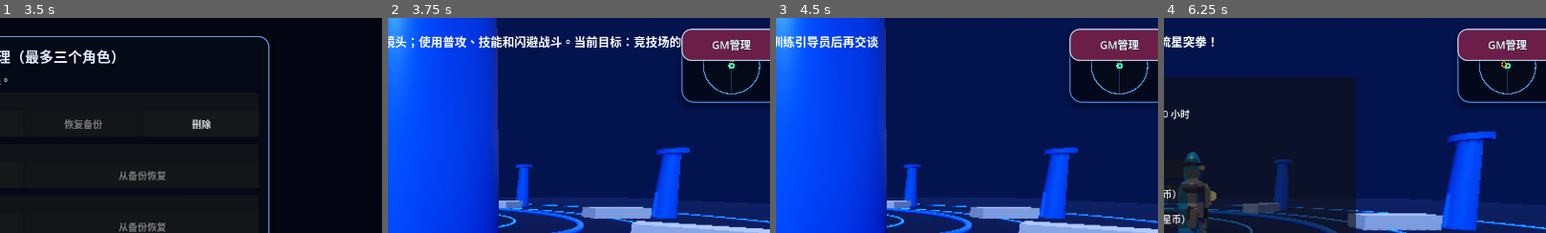
Above: before the commit, frames 1-4 (left to right).
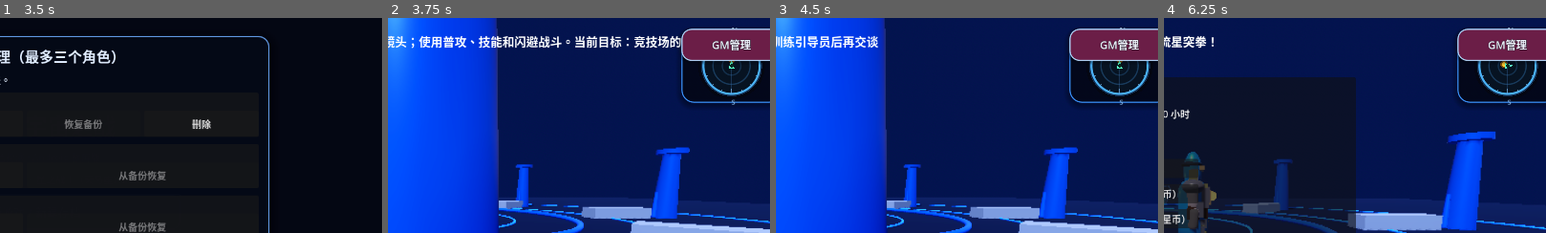
Above: after the commit, the same moments.

Repository: Qazwesrd/Saint-Seiya-Universe-War
Game: Godot game, scene res://scenes/main_menu.tscn
Same seed, same stepped clock (60 frames per second), same inputs: the game is played once before the commit and once after it.
Inputs (mouse positions are % of the whole screen's width and height, from its top left):
- Up to frame 1 (3.5 s): click "开始新游戏 / 新建存档" at 0.5 s; click "开始新游戏 / 新建存档" at 1.25 s; click "继续游戏 / 存档管理" at 2 s; click "游戏设置" at 2.75 s
- Up to frame 2 (3.75 s): click "读取" at 3.5 s
- Up to frame 3 (4.5 s): click "交谈 / 接任务" at 4.25 s
- Up to frame 4 (6.25 s): click "任务导航" at 5 s; tap Enter (ui_accept) at 5.75, 6.02 s; move the mouse to (72, 45) at 5.77 s; hold Right (ui_right) from 5.78 s (still down); click (72, 45) at 5.92 s
The pictures show only the part of the screen within x 47-97%, y 0-50%; the shares and areas given below are measured in that part.

Frame 1 is identical in both runs. In frame 2, 0.7% of the frame differs, in the area x 82-98%, y 4-41%; in frame 3, 0.7%; in frame 4, 0.8%.

Commit message:
Upgrade minimap with compass, layered radar and clearer world markers

Diff:
--- a/game/scripts/minimap.gd
+++ b/game/scripts/minimap.gd
@@ -1,40 +1,62 @@
 extends Control
+
 var game: Variant
-func _process(_delta: float) -> void:
-    queue_redraw()
+var animation_clock := 0.0
+
+func _process(delta: float) -> void:
+	animation_clock += delta
+	queue_redraw()
+
 func _draw() -> void:
-    var center := size * 0.5
-    var radius := minf(size.x, size.y) * 0.38
-    draw_circle(center, radius + 5.0, Color(0.02, 0.04, 0.1, 0.88))
-    draw_arc(center, radius, 0.0, TAU, 48, Color(0.28, 0.62, 0.95, 0.9), 2.0)
-    draw_line(center + Vector2(-radius, 0), center + Vector2(radius, 0), Color(0.22, 0.42, 0.65, 0.45), 1.0)
-    draw_line(center + Vector2(0, -radius), center + Vector2(0, radius), Color(0.22, 0.42, 0.65, 0.45), 1.0)
-    if not is_instance_valid(game):
-        return
-    var player: Node3D = game.get("player")
-    if not is_instance_valid(player):
-        return
-    var origin: Vector3 = player.global_position
-    for enemy in game.get("enemies"):
-        if not is_instance_valid(enemy):
-            continue
-        var delta: Vector3 = enemy.global_position - origin
-        var marker := Vector2(delta.x, delta.z) / 22.0 * radius
-        marker = marker.limit_length(radius - 6.0)
-        draw_circle(center + marker, 4.5, Color(1.0, 0.28, 0.2))
-    draw_circle(center, 5.5, Color(0.25, 1.0, 0.72))
-    draw_circle(center, 2.0, Color(0.04, 0.12, 0.1))
-    var portal: Node3D = game.get("teleport_point")
-    if is_instance_valid(portal):
-        var portal_delta: Vector3 = portal.global_position - origin
-        var portal_marker := Vector2(portal_delta.x, portal_delta.z) / 22.0 * radius
-        portal_marker = portal_marker.limit_length(radius - 6.0)
-        draw_circle(center + portal_marker, 4.5, Color(0.18, 0.72, 1.0))
-    var guide: Node3D = game.get("guide_npc")
-    if is_instance_valid(guide) and QuestManager.status in ["not_started", "ready_to_return"]:
-        var guide_delta: Vector3 = guide.global_position - origin
-        var guide_marker := Vector2(guide_delta.x, guide_delta.z) / 22.0 * radius
-        guide_marker = guide_marker.limit_length(radius - 6.0)
-        draw_circle(center + guide_marker, 5.0, Color(1.0, 0.78, 0.18))
-        draw_line(center + guide_marker + Vector2(-4, 0), center + guide_marker + Vector2(4, 0), Color(0.15, 0.08, 0.01), 2.0)
-        draw_line(center + guide_marker + Vector2(0, -4), center + guide_marker + Vector2(0, 4), Color(0.15, 0.08, 0.01), 2.0)
+	var center := size * 0.5
+	var radius := minf(size.x, size.y) * 0.38
+	draw_circle(center, radius + 9.0, Color(0.015, 0.025, 0.07, 0.94))
+	draw_circle(center, radius + 4.0, Color(0.08, 0.2, 0.34, 0.9))
+	draw_circle(center, radius, Color(0.025, 0.065, 0.12, 0.92))
+	draw_arc(center, radius, 0.0, TAU, 64, Color(0.3, 0.72, 1.0, 0.95), 2.2, true)
+	draw_arc(center, radius * 0.66, 0.0, TAU, 64, Color(0.2, 0.48, 0.72, 0.38), 1.0, true)
+	draw_arc(center, radius * 0.33, 0.0, TAU, 64, Color(0.2, 0.48, 0.72, 0.28), 1.0, true)
+	draw_line(center + Vector2(-radius, 0), center + Vector2(radius, 0), Color(0.22, 0.42, 0.65, 0.38), 1.0)
+	draw_line(center + Vector2(0, -radius), center + Vector2(0, radius), Color(0.22, 0.42, 0.65, 0.38), 1.0)
+	for index in range(16):
+		var angle := TAU * float(index) / 16.0
+		var inner := center + Vector2(cos(angle), sin(angle)) * (radius - (8.0 if index % 4 == 0 else 4.0))
+		var outer := center + Vector2(cos(angle), sin(angle)) * radius
+		draw_line(inner, outer, Color(0.48, 0.72, 0.92, 0.7), 1.2)
+	var font := get_theme_default_font()
+	if font:
+		draw_string(font, center + Vector2(0, -radius - 7.0), "N", HORIZONTAL_ALIGNMENT_CENTER, -1, 13, Color(0.8, 0.9, 1.0))
+		draw_string(font, center + Vector2(0, radius + 18.0), "S", HORIZONTAL_ALIGNMENT_CENTER, -1, 11, Color(0.5, 0.7, 0.9))
+	if not is_instance_valid(game):
+		return
+	var player: Node3D = game.get("player")
+	if not is_instance_valid(player):
+		return
+	var origin: Vector3 = player.global_position
+	var scale_factor := radius / 22.0
+	for enemy in game.get("enemies"):
+		if not is_instance_valid(enemy):
+			continue
+		var offset: Vector3 = enemy.global_position - origin
+		var marker := Vector2(offset.x, offset.z) * scale_factor
+		marker = marker.limit_length(radius - 7.0)
+		draw_circle(center + marker, 5.0, Color(0.35, 0.04, 0.035, 0.9))
+		draw_circle(center + marker, 3.2, Color(1.0, 0.25, 0.18))
+	var portal: Node3D = game.get("teleport_point")
+	if is_instance_valid(portal):
+		var offset: Vector3 = portal.global_position - origin
+		var marker := (Vector2(offset.x, offset.z) * scale_factor).limit_length(radius - 7.0)
+		draw_circle(center + marker, 6.0, Color(0.08, 0.3, 0.6, 0.8))
+		draw_circle(center + marker, 3.6, Color(0.2, 0.78, 1.0))
+	var guide: Node3D = game.get("guide_npc")
+	if is_instance_valid(guide) and QuestManager.status in ["not_started", "ready_to_return"]:
+		var offset: Vector3 = guide.global_position - origin
+		var marker := (Vector2(offset.x, offset.z) * scale_factor).limit_length(radius - 7.0)
+		draw_circle(center + marker, 6.0, Color(0.55, 0.34, 0.04, 0.9))
+		draw_circle(center + marker, 3.5, Color(1.0, 0.78, 0.18))
+	var facing := -player.global_transform.basis.z
+	var direction := Vector2(facing.x, facing.z).normalized()
+	var tip := center + direction * 10.0
+	var side := Vector2(-direction.y, direction.x) * 5.0
+	draw_colored_polygon(PackedVector2Array([tip, center - direction * 5.0 + side, center - direction * 5.0 - side]), Color(0.35, 1.0, 0.78))
+	draw_circle(center, 3.0, Color(0.04, 0.16, 0.13))
